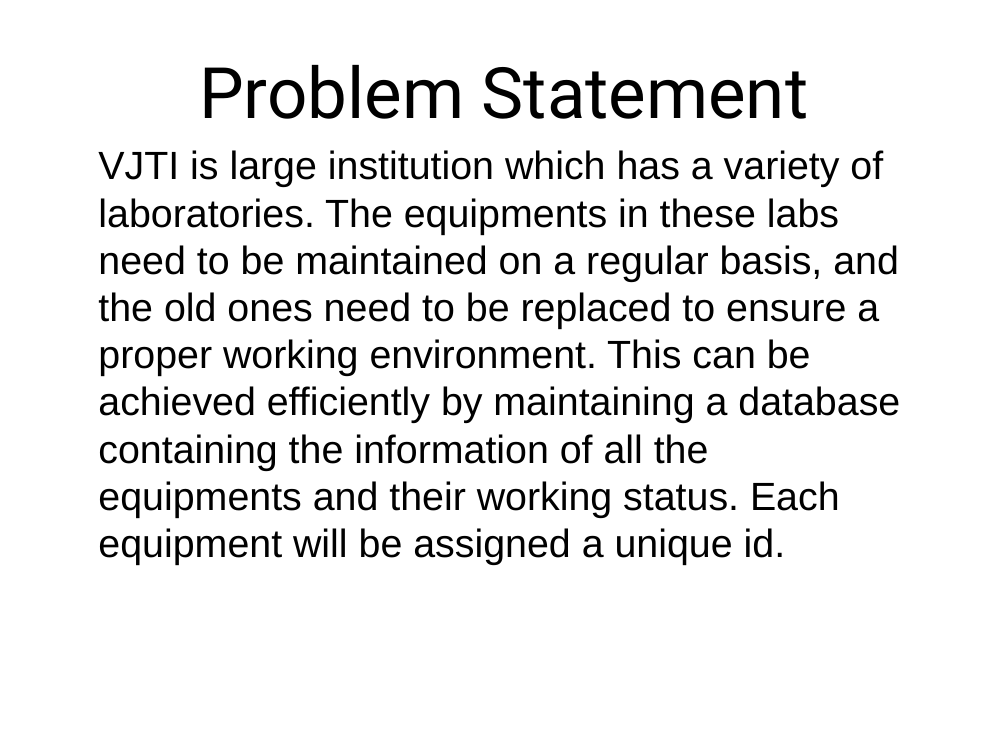
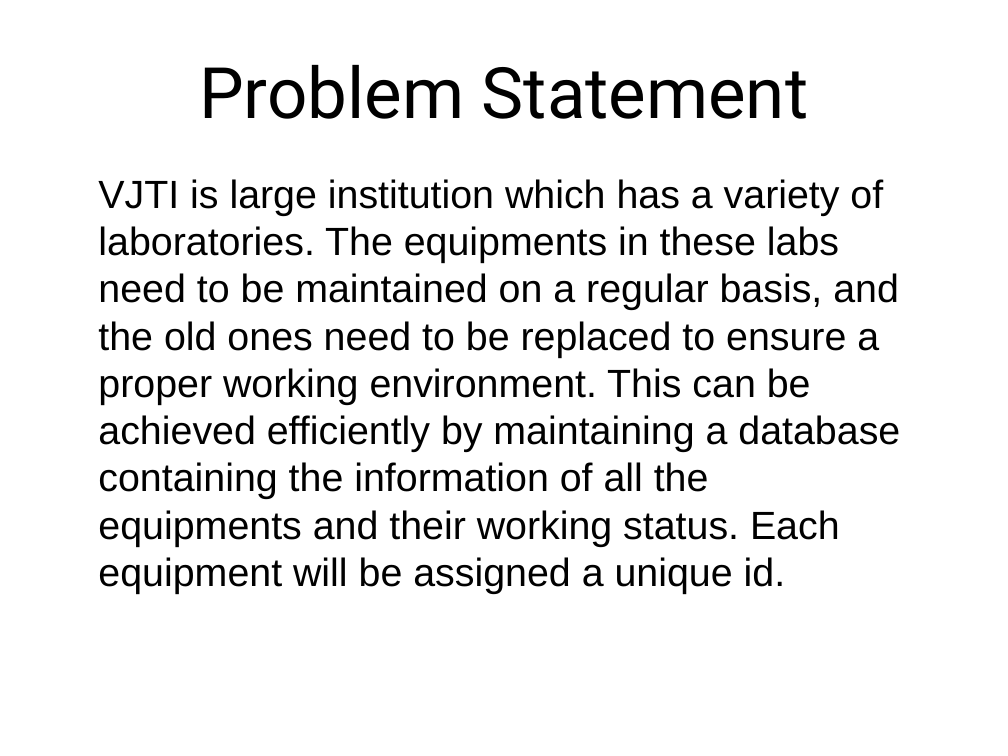
Before and after one commit to SanketSKasar/VJTI-DBA-Project, a slide deck: slide 2 of ProjectDetails/Presentation.pptx. Drawn at 1008x756 pixels with LibreOffice and Linux fonts; fonts in the diff are those of the drawing. Boxes give left, top, right and bottom in pixels: in the first picture for what was removed or moved away, otherwise in the second. Text is boxed around its words. In the diff, an @@ line names an element or a change of style, - is before the commit and + after.

```diff
--- a/ProjectDetails/Presentation.pptx
+++ b/ProjectDetails/Presentation.pptx
@@ text "VJTI is large institution which ...": place and size @@
-text "VJTI is large institution which ..." at box(98, 150, 900, 565)
+text "VJTI is large institution which ..." at box(98, 179, 900, 594)
```
Also in this commit, not shown: 12 other slides changed, 1 slide added, 1 other file.
